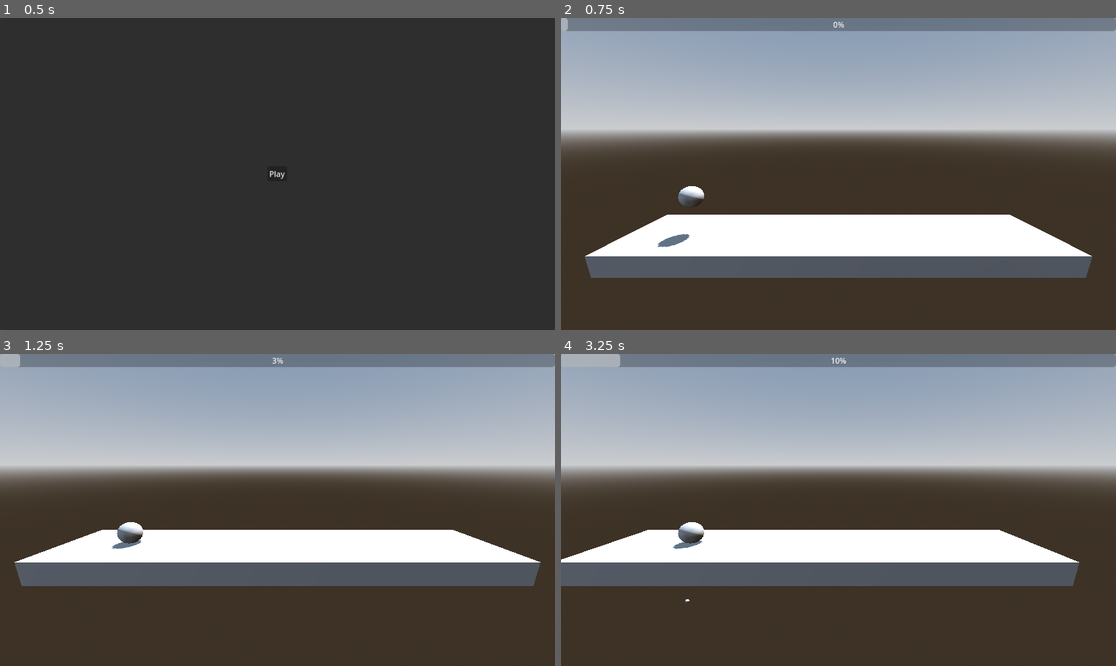
Above: before the commit, frames 1-4 (two rows, left to right).
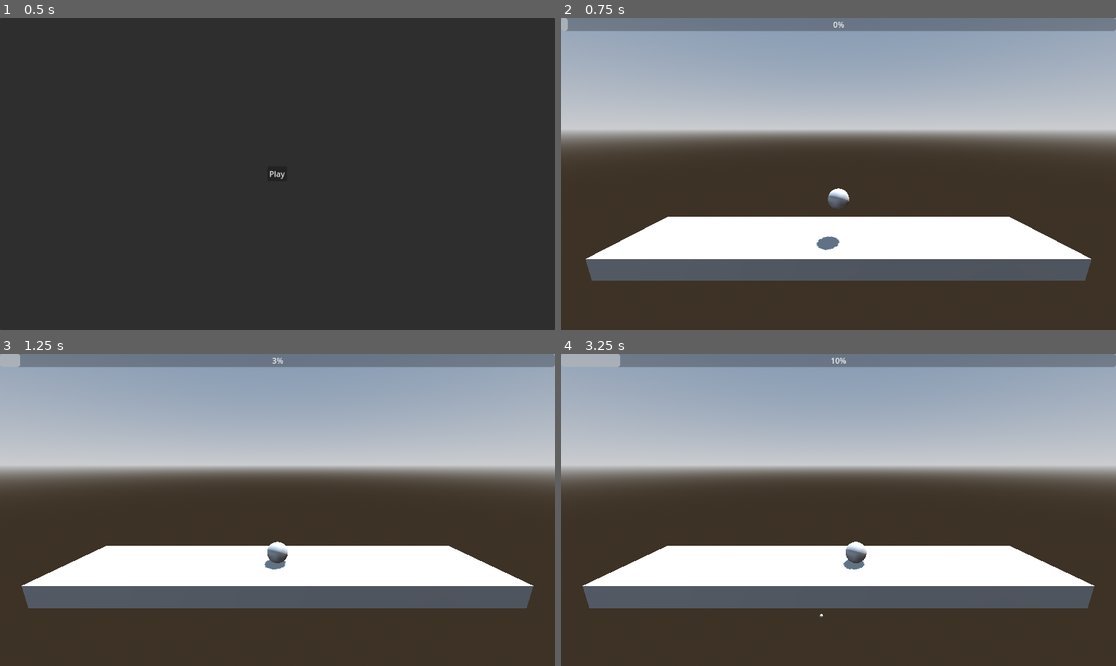
Above: after the commit, the same moments.

Repository: specialOne16/Exploding-Frog
Game: Godot game, scene res://menu/main_menu.tscn
Same seed, same stepped clock (60 frames per second), same inputs: the game is played once before the commit and once after it.
Inputs:
- Up to frame 1 (0.5 s): no input
- Up to frame 2 (0.75 s): click "Play" at 0.5 s
- Up to frame 3 (1.25 s): no input
- Up to frame 4 (3.25 s): tap Enter (ui_accept) at 1.25, 1.52, 2.27 s; hold Right (ui_right) 1.28-2.03 s; hold Left (ui_left) 2.03-2.78 s; hold Right (ui_right) from 2.78 s (still down)

Frame 1 is identical in both runs. In frame 2, 2.9% of the frame differs, in the area x 4-96%, y 53-85%; in frame 3, 18%; in frame 4, 18%, in the area x 0-97%, y 53-85%.

Commit message:
camera follow

Diff:
--- a/gameplay.tscn
+++ b/gameplay.tscn
@@ -27,7 +27,7 @@
 shadow_enabled = true
 
 [node name="Player" parent="." instance=ExtResource("1_n4psk")]
-transform = Transform3D(1, 0, 0, 0, 1, 0, 0, 0, 1, -6.9188046, 2.4070547, 0)
+transform = Transform3D(1, 0, 0, 0, 1, 0, 0, 0, 1, 0, 2.407, 0)
 
 [node name="CameraFollow" parent="." node_paths=PackedStringArray("following") instance=ExtResource("2_ej4tk")]
 transform = Transform3D(1, 0, 0, 0, 0.97627336, 0.21654186, 0, -0.21654186, 0.97627336, 0, 5.5178604, 9.110805)
--- a/player/camera_follow.gd
+++ b/player/camera_follow.gd
@@ -3,23 +3,18 @@
 
 @export var following: Node3D
 @export var x_tolerance: float = 4
-@export var y_tolerance: float = 4
+@export var y_tolerance: float = 1
 
 var _initial_distance: Vector3
 
 func _ready() -> void:
 	_initial_distance = position - following.position
 
-@warning_ignore("unused_parameter")
-func _process(delta: float) -> void:
+func _process(_delta: float) -> void:
 	var target_position = following.position + _initial_distance
 
-	#if abs(position.x - target_position.x) > x_tolerance:
-		#var distance = abs(target_position.x - position.x)
-		#position.x = move_toward(position.x, target_position.x, delta * distance)
-	#
-	#if abs(position.y - target_position.y) > x_tolerance:
-		#var distance = abs(target_position.y - position.y)
-		#position.y = move_toward(position.y, target_position.y, delta * distance)
+	if abs(position.x - target_position.x) > x_tolerance:
+		position.x = target_position.x + x_tolerance * sign(position.x - target_position.x)
 
-	position = target_position
+	if abs(position.y - target_position.y) > y_tolerance:
+		position.y = target_position.y + y_tolerance * sign(position.y - target_position.y)
--- a/player/player_stat.gd
+++ b/player/player_stat.gd
@@ -8,5 +8,5 @@
 func _ready() -> void:
 	progress_bar.max_value = player.max_fuel
 
-func _process(delta: float) -> void:
+func _process(_delta: float) -> void:
 	progress_bar.value = player.current_fuel
